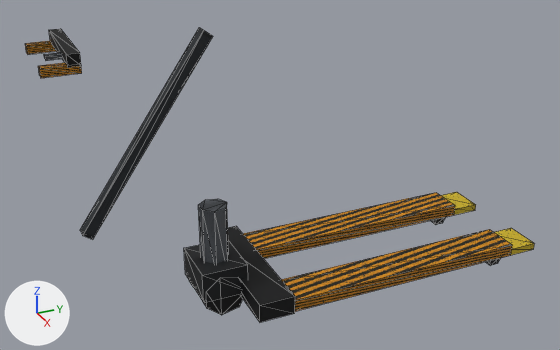
The glTF model web/public/models/forklift_cart.glb as it was, and as the next commit left it.
Rendered twice from a 50 mm lens placed at (2.46, -1.21, 1.72), pointed at (-0.01, -0.1, 0.48). Every picture has the same lights, and +X, +Y and +Z are marked at lower left. The first picture is the older version. Mesh edges are drawn as thin lines. Vertices at exactly the same position are counted once.

The first picture shows 'forklift_cart'.
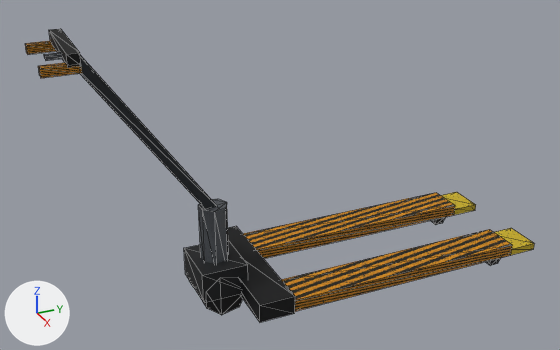
The edits, one by one:
me_forklift_cart_mesh has 154 vertices, 244 faces and spans x -0.29..0.29, y -0.95..0.95, z 0.0..1.09.
me_forklift_cart_mesh is used by ob_forklift_cart; location (0.0, 0.0, 0.0).
me_forklift_cart_mesh part 1: the loose piece of 8 vertices spanning x -0.02..0.02, y -0.87..-0.36, z 0.39..1.08 is turned 70 degrees about the x axis through its middle.

Changed parts and their boxes (x1, y1, x2, y2) in the pictures (560 x 350 px; the box of a moved part takes in the faces that stretch with it):
'forklift_cart', reshaped: before (25, 28, 534, 322); after (25, 29, 534, 322)
part 1 of me_forklift_cart_mesh, moved or reshaped: before (80, 28, 213, 240); after (80, 55, 218, 209)
